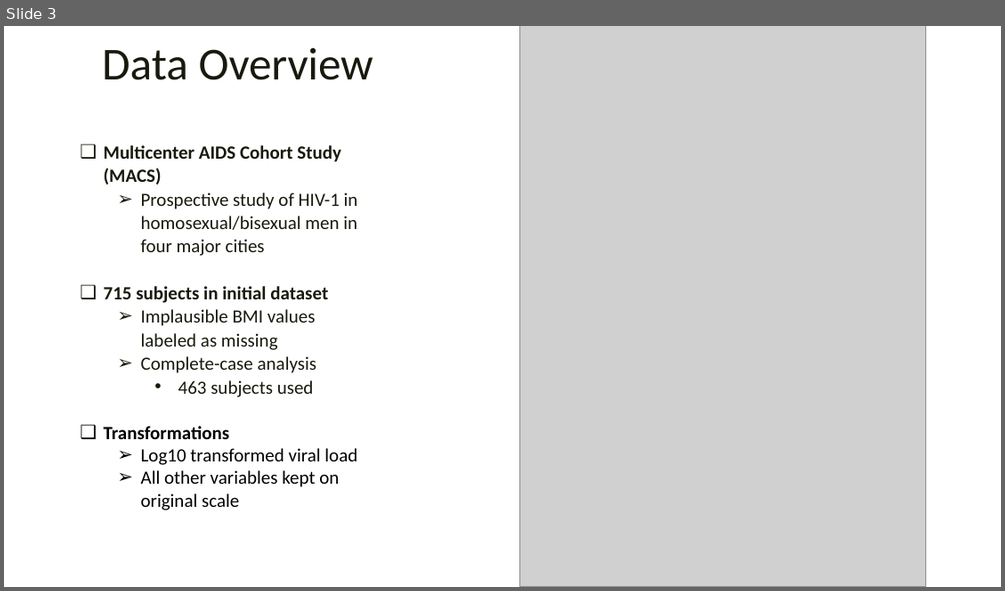
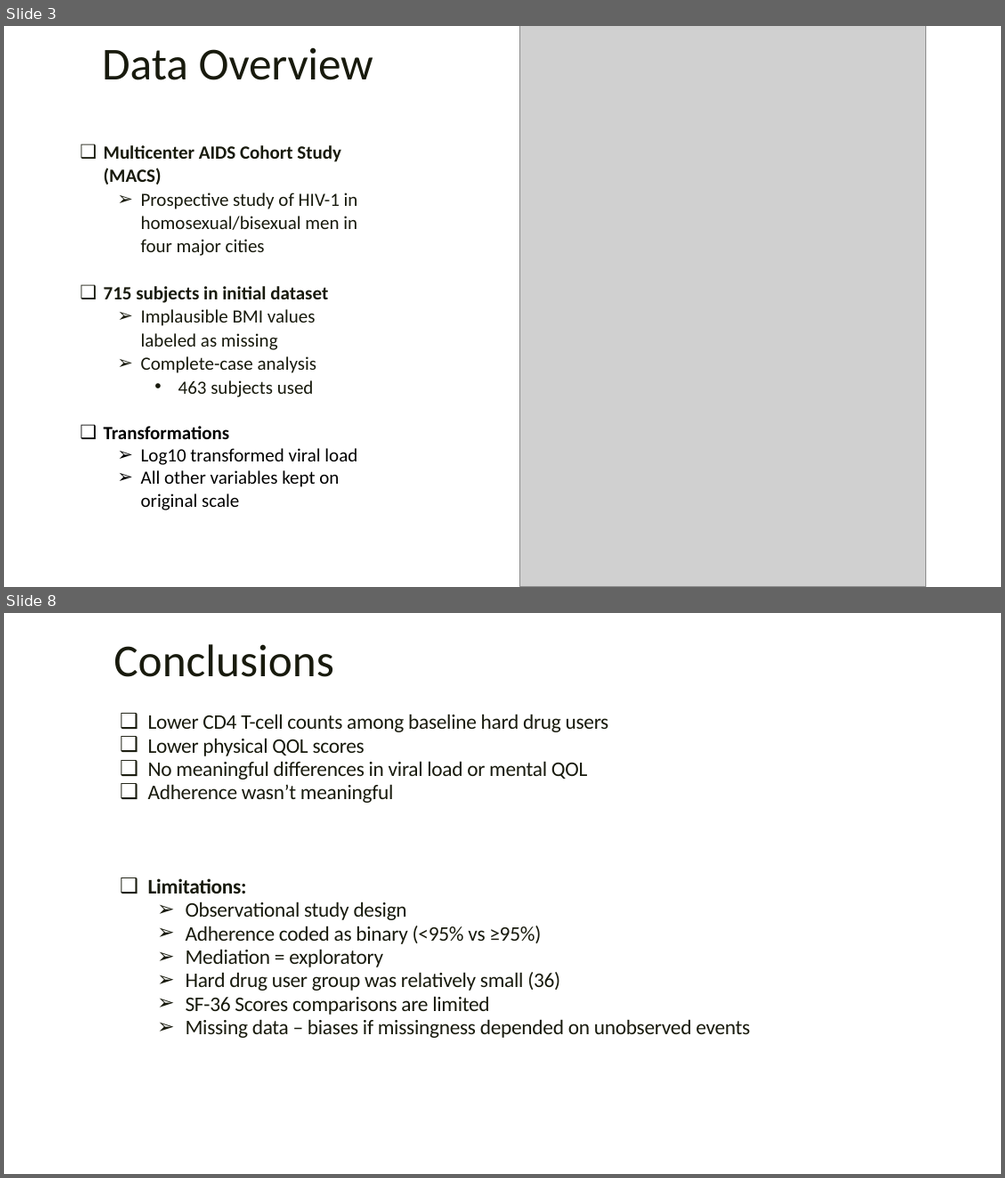
Before and after one commit to rysummers/BIOS6624-Class, a slide deck: Project1/Reports/Project1_Presentation_summers.pptx. Shown one above the other, each under a label of ours: slide 3 before the commit, slides 3 and 8 after it; the slides between them are not shown. The pictures are 1005x591 and 1005x1178 pixels, drawn with LibreOffice and Linux fonts; fonts in the diff are those of the drawing; grey boxes stand for pictures; background and template pictures are left out. Boxes give left, top, right and bottom in pixels: in the first picture for what was removed or moved away, otherwise in the second. Text is boxed around its words. In the diff, an @@ line names an element or a change of style, - is before the commit and + after.

```diff
--- a/Project1/Reports/Project1_Presentation_summers.pptx
+++ b/Project1/Reports/Project1_Presentation_summers.pptx
@@ slide 8 added at [4,613,1001,1174], background picture (left out) @@
@@ text added at [113,644,334,677], 44 pt, text #181A0D @@
+Conclusions
@@ text added at [148,714,750,1038], 20 pt, text #181A0D @@
+❑ Lower CD4 T-cell counts among baseline hard drug users
+❑ Lower physical QOL scores
+❑ No meaningful differences in viral load or mental QOL
+❑ Adherence wasn’t meaningful
+❑ Limitations:
+  ➢ Observational study design
+  ➢ Adherence coded as binary (<95% vs ≥95%)
+  ➢ Mediation = exploratory
+  ➢ Hard drug user group was relatively small (36)
+  ➢ SF-36 Scores comparisons are limited
+  ➢ Missing data – biases if missingness depended on unobserved events
```
Also in this commit, not shown: 1 slide changed, 2 other slides added, 2 slides removed, 14 other files.
